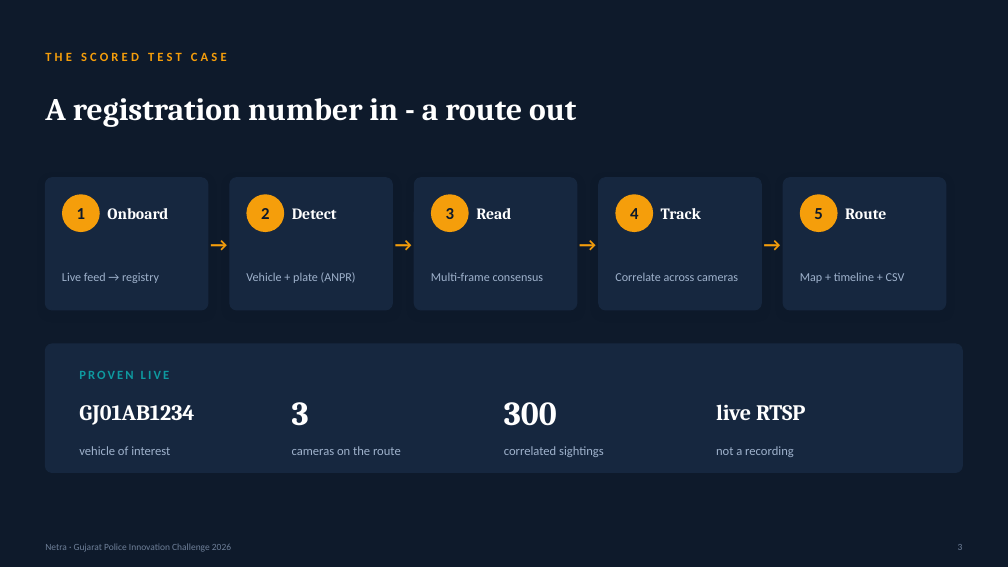
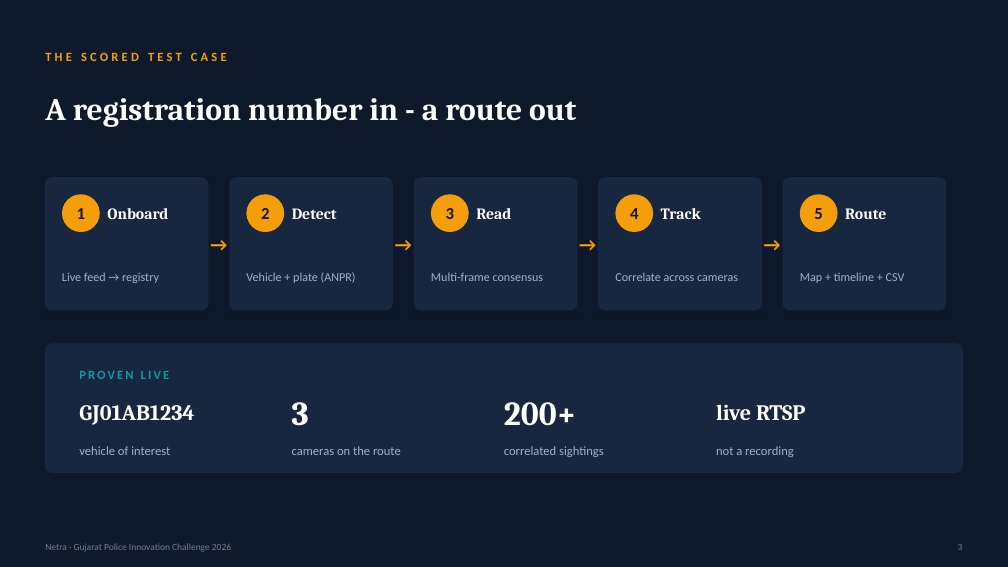
Before and after one commit to kunal047/gsp, a slide deck: slide 3 of deck/netra_deck.pptx. Drawn at 1008x567 pixels with LibreOffice and Linux fonts; fonts in the diff are those of the drawing. Boxes give left, top, right and bottom in pixels: in the first picture for what was removed or moved away, otherwise in the second. Text is boxed around its words. In the diff, an @@ line names an element or a change of style, - is before the commit and + after.

```diff
--- a/deck/netra_deck.pptx
+++ b/deck/netra_deck.pptx
@@ text at (504,402,577,426): text changed @@
-300
+200+
```
Also in this commit, not shown: 3 other slides changed, 3 other files.
